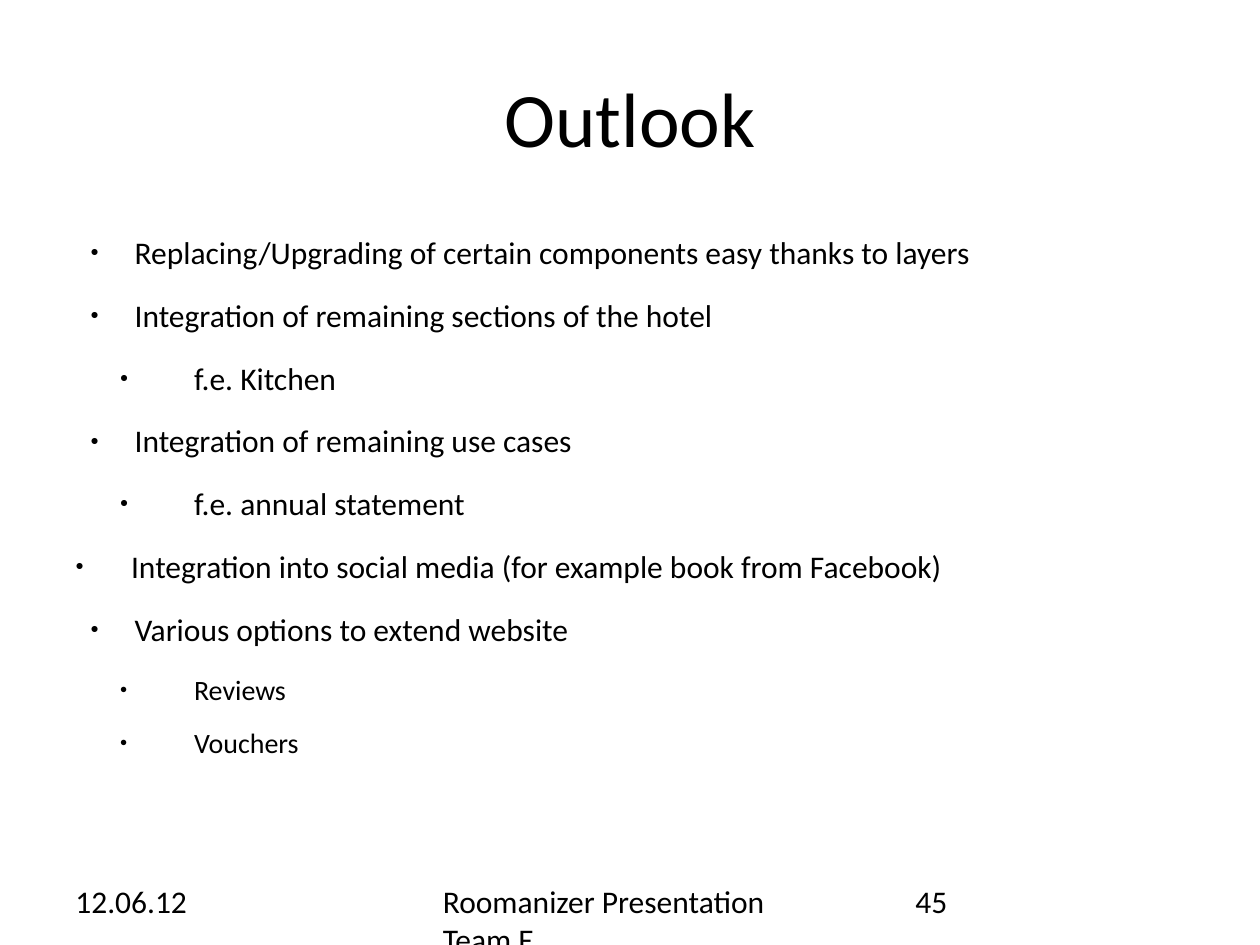
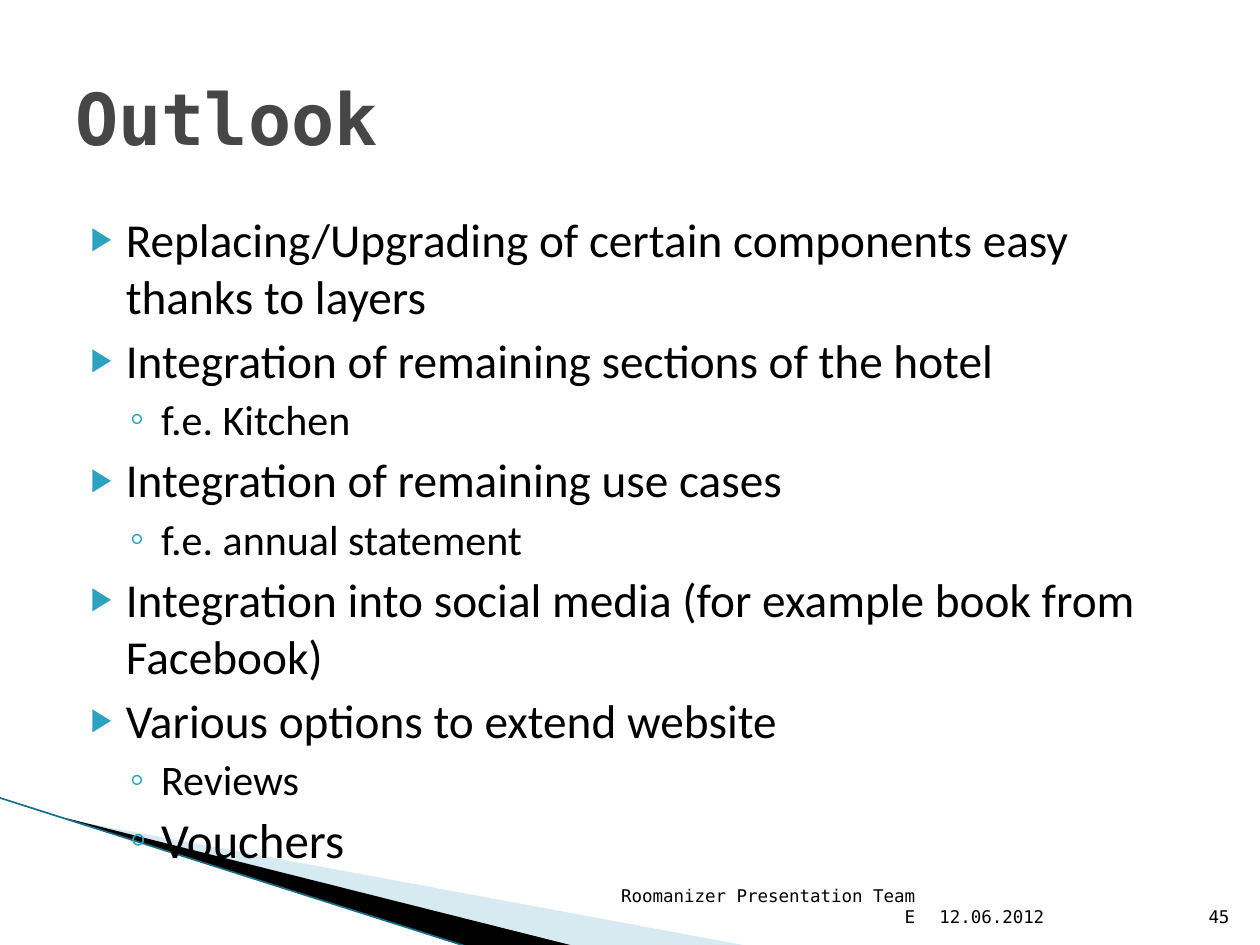
Before and after one commit to markusmo/HotelSoftware, a slide deck: slide 45 of Documentation/Praesentation/PresentationRoomanizer.pptx. Drawn at 1260x945 pixels with LibreOffice and Linux fonts; fonts in the diff are those of the drawing; background and template pictures are left out. Boxes give left, top, right and bottom in pixels: in the first picture for what was removed or moved away, otherwise in the second. Text is boxed around its words. In the diff, an @@ line names an element or a change of style, - is before the commit and + after.

```diff
--- a/Documentation/Praesentation/PresentationRoomanizer.pptx
+++ b/Documentation/Praesentation/PresentationRoomanizer.pptx
@@ title "Outlook" at [75, 90, 377, 146]: size 44 to 41 pt, font Calibri to DejaVu Sans Mono, text colour #000000 to #464646, bold on; alignment centre to left @@
@@ text "Replacing/Upgrading of certain components easy ...": place and size @@
-text "Replacing/Upgrading of certain components easy ..." at [131, 242, 969, 754]
+text "Replacing/Upgrading of certain components easy ..." at [126, 224, 1135, 796]
@@ text "Replacing/Upgrading of certain components easy ..." at [126, 224, 1135, 796]: size 18 to 27 pt in "Replacing/Upgrading of certain components easy thanks to ...", "Integration of remaining sections of the hotel", "Integration of remaining use cases", "Integration into social media (for example book ..." and 1 more places; size 18 to 24 pt in "f.e. Kitchen", "f.e. annual statement"; size 16 to 24 pt in "Reviews"; size 16 to 28 pt in "Vouchers"; bullet ● to ▶; less space between paragraphs; bullet ● to ◦ @@
@@ line added from (0, 798) to (467, 945), #97C5D8 0.95 pt @@
@@ freeform shape added at [67, 818, 576, 945], fill #000000 @@
@@ freeform shape added at [69, 819, 750, 945], fill #A0CBDC at 40% opacity @@
@@ text "Roomanizer Presentation Team E": place and size @@
-text "Roomanizer Presentation Team E" at [443, 891, 764, 914]
+text "Roomanizer Presentation Team E" at [621, 888, 916, 923]
@@ text "Roomanizer Presentation Team E" at [621, 888, 916, 923]: size 18 to 10 pt, font Calibri to DejaVu Sans Mono; alignment left to right; vertical alignment top to bottom @@
@@ text "12.06.2012" at [939, 910, 1044, 924]: vertical alignment top to bottom @@
@@ page number at [1209, 910, 1230, 924]: size 18 to 10 pt, font Calibri to DejaVu Sans Mono; alignment left to right; vertical alignment top to bottom @@
@@ page number: place and size @@
-page number at [915, 892, 947, 914]
+page number at [1209, 910, 1230, 924]
@@ text at [939, 910, 1044, 924]: text changed; size 18 to 10 pt; font Calibri to DejaVu Sans Mono @@
-12.06.12
+12.06.2012
```
Also in this commit, not shown: 46 other slides changed.
